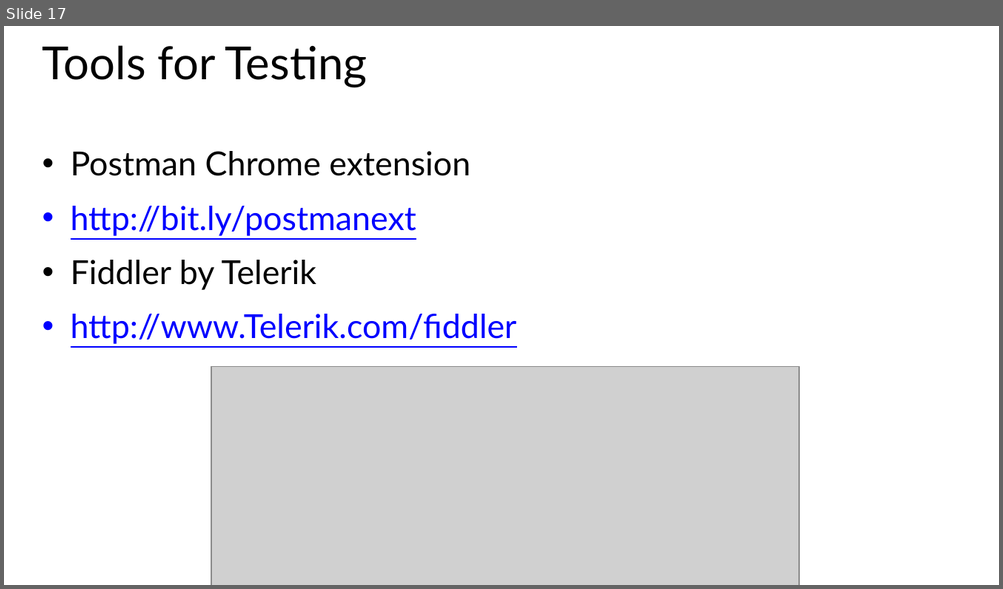
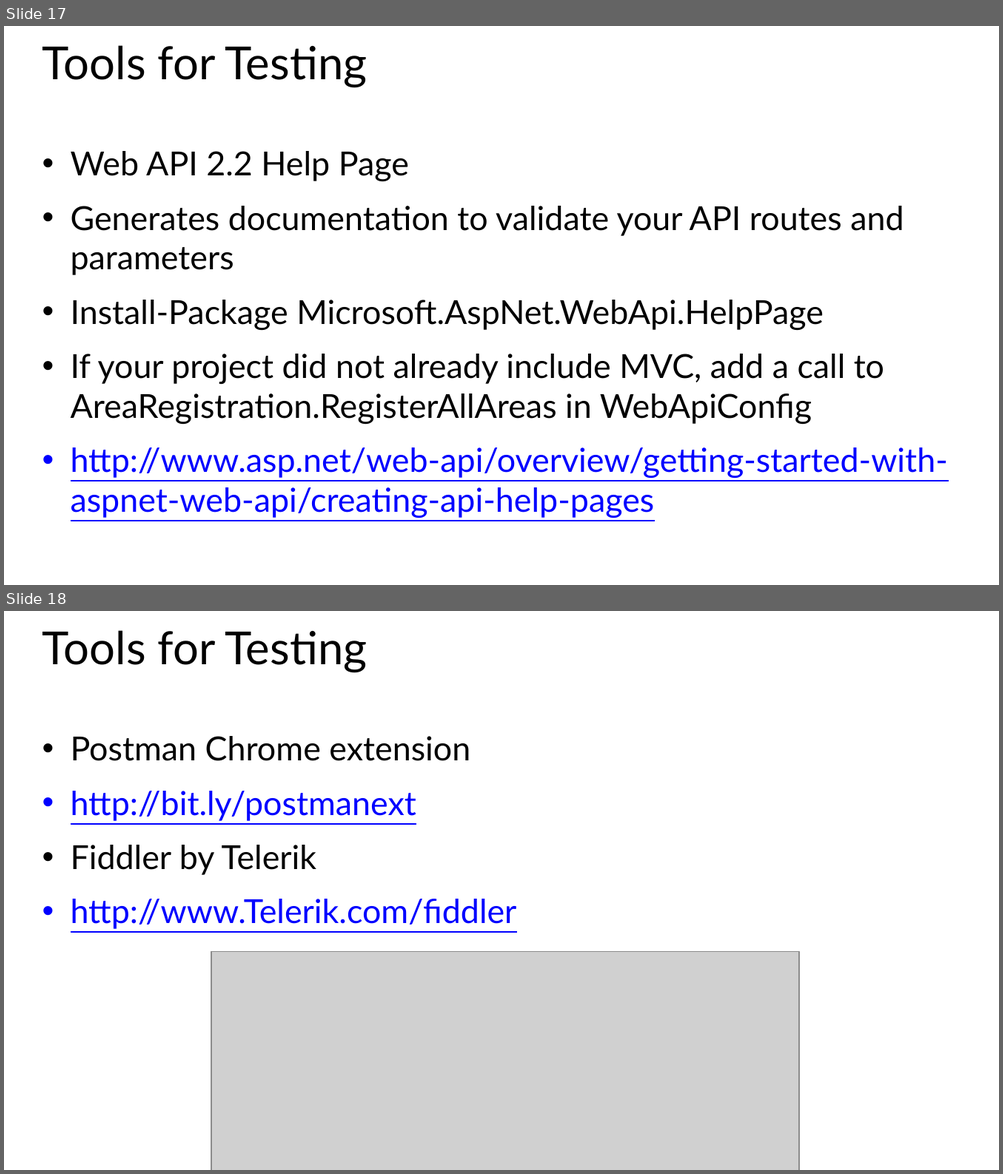
Before and after one commit to HydAu/GeekTrainer_WebAPI, a slide deck: Slides/Module 2 - Web API Basic Design.pptx. Shown one above the other, each under a label of ours: slide 17 before the commit, slides 17 and 18 after it. The pictures are 1003x589 and 1003x1174 pixels, drawn with LibreOffice and Linux fonts; fonts in the diff are those of the drawing; grey boxes stand for pictures. Boxes give left, top, right and bottom in pixels: in the first picture for what was removed or moved away, otherwise in the second. Text is boxed around its words. In the diff, an @@ line names an element or a change of style, - is before the commit and + after.

Commit message:
Add Help Page
Add help page

```diff
--- a/Slides/Module 2 - Web API Basic Design.pptx
+++ b/Slides/Module 2 - Web API Basic Design.pptx
@@ slide 17 added at box(4, 26, 999, 585), background #FFFFFF @@
@@ title added at box(42, 45, 367, 88), 44 pt, text #000000 @@
+Tools for Testing
@@ text added at box(71, 151, 948, 519), 32 pt, text #000000 @@
+• Web API 2.2 Help Page
+• Generates documentation to validate your API routes and parameters
+• Install-Package Microsoft.AspNet.WebApi.HelpPage
+• If your project did not already include MVC, add a call to AreaRegistration.RegisterAllAreas in WebApiConfig
+• http://www.asp.net/web-api/overview/getting-started-with-aspnet-web-api/creating-api-help-pages
@@ what was slide 17 is now slide 18 @@
```
Also in this commit, not shown: 54 other files.
